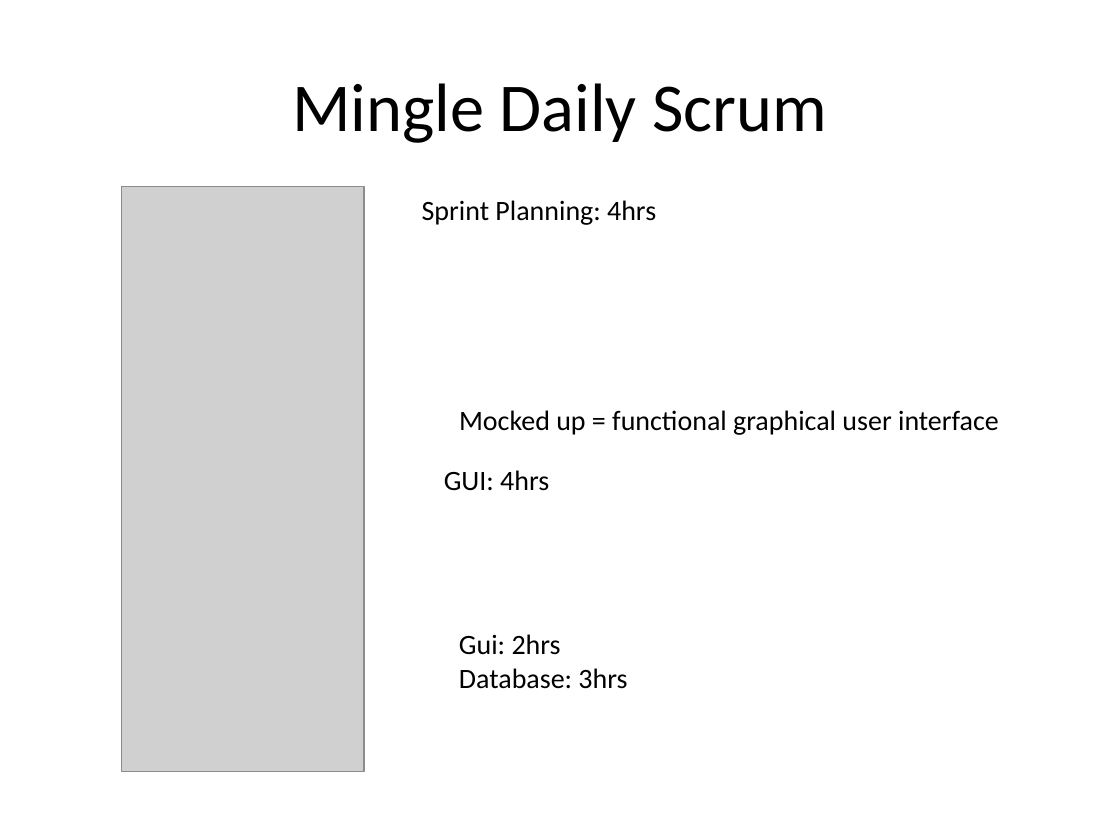
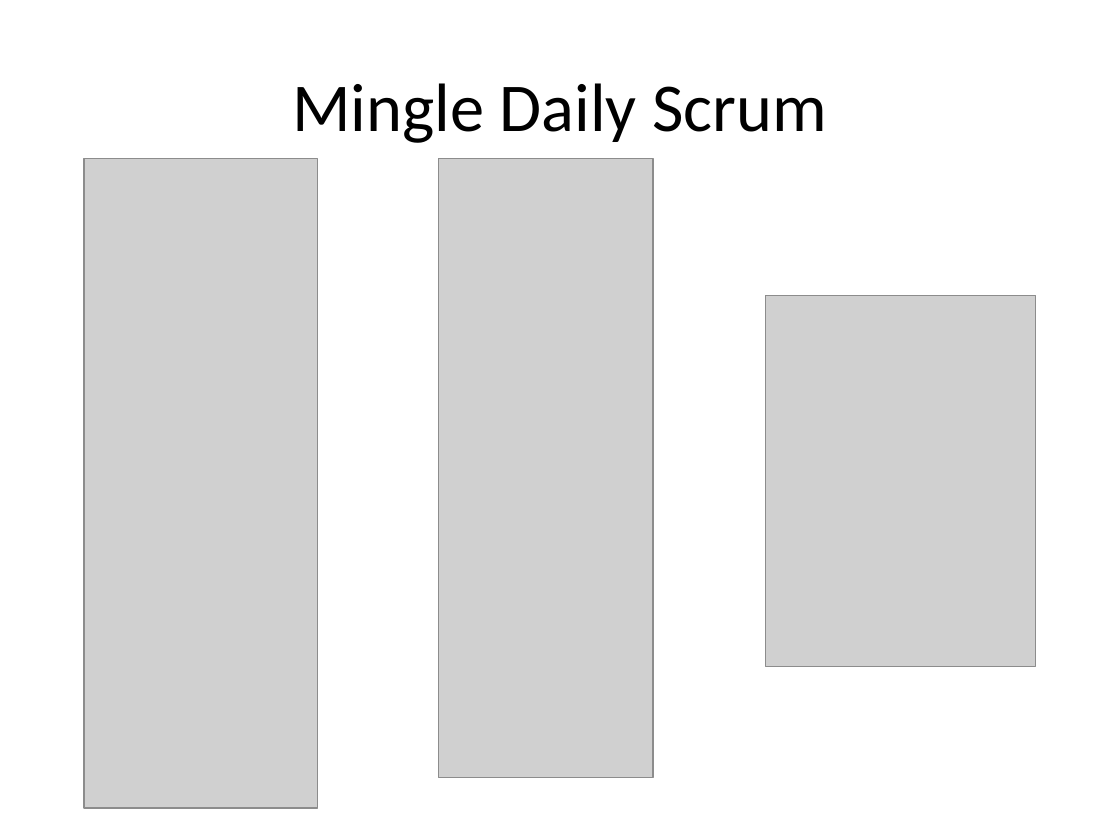
Before and after one commit to FIU-SCIS-Senior-Project-2015-Spring/Designer-Drugs-Database-App, a slide deck: slide 4 of Presentation Slides/Presentation 3.pptx (slide 3 before the commit). Drawn at 1120x840 pixels with LibreOffice and Linux fonts; fonts in the diff are those of the drawing; grey boxes stand for pictures. Boxes give left, top, right and bottom in pixels: in the first picture for what was removed or moved away, otherwise in the second. Text is boxed around its words. In the diff, an @@ line names an element or a change of style, - is before the commit and + after.

Commit message:
user manual update, presentation update, sql update

```diff
--- a/Presentation Slides/Presentation 3.pptx
+++ b/Presentation Slides/Presentation 3.pptx
@@ picture: place and size @@
-picture at [121,187,364,772]
+picture at [84,159,317,809]
@@ picture added at [439,159,653,778] @@
@@ text removed at [422,200,656,225] @@
-Sprint Planning: 4hrs
@@ picture added at [765,296,1036,666] @@
@@ text removed at [459,410,999,435] @@
-Mocked up = functional graphical user interface
@@ text removed at [444,470,549,491] @@
-GUI: 4hrs
@@ text removed at [459,634,627,689] @@
-Gui: 2hrs
-Database: 3hrs
```
Also in this commit, not shown: 1 other slide changed, 3 slides added, 3 slides removed, 1 other file.
